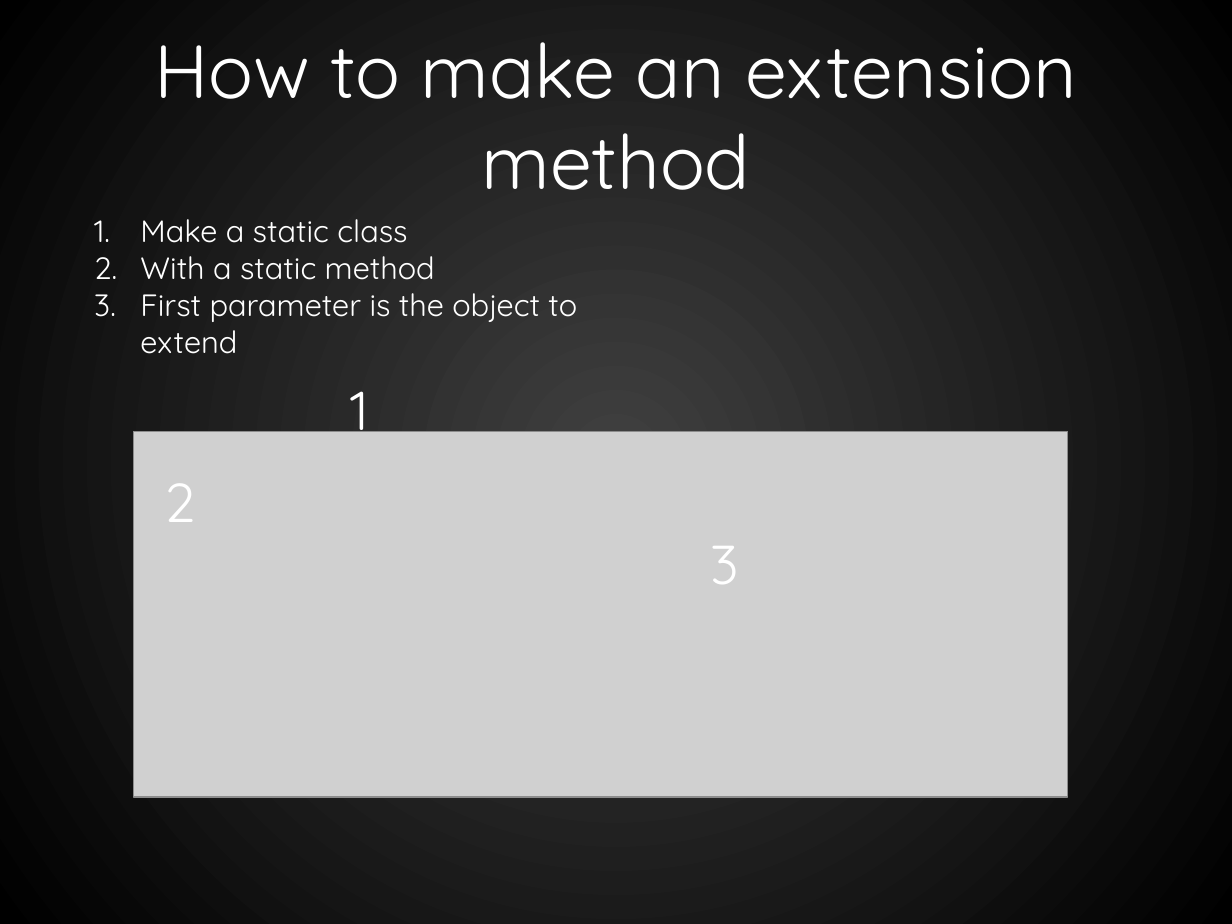
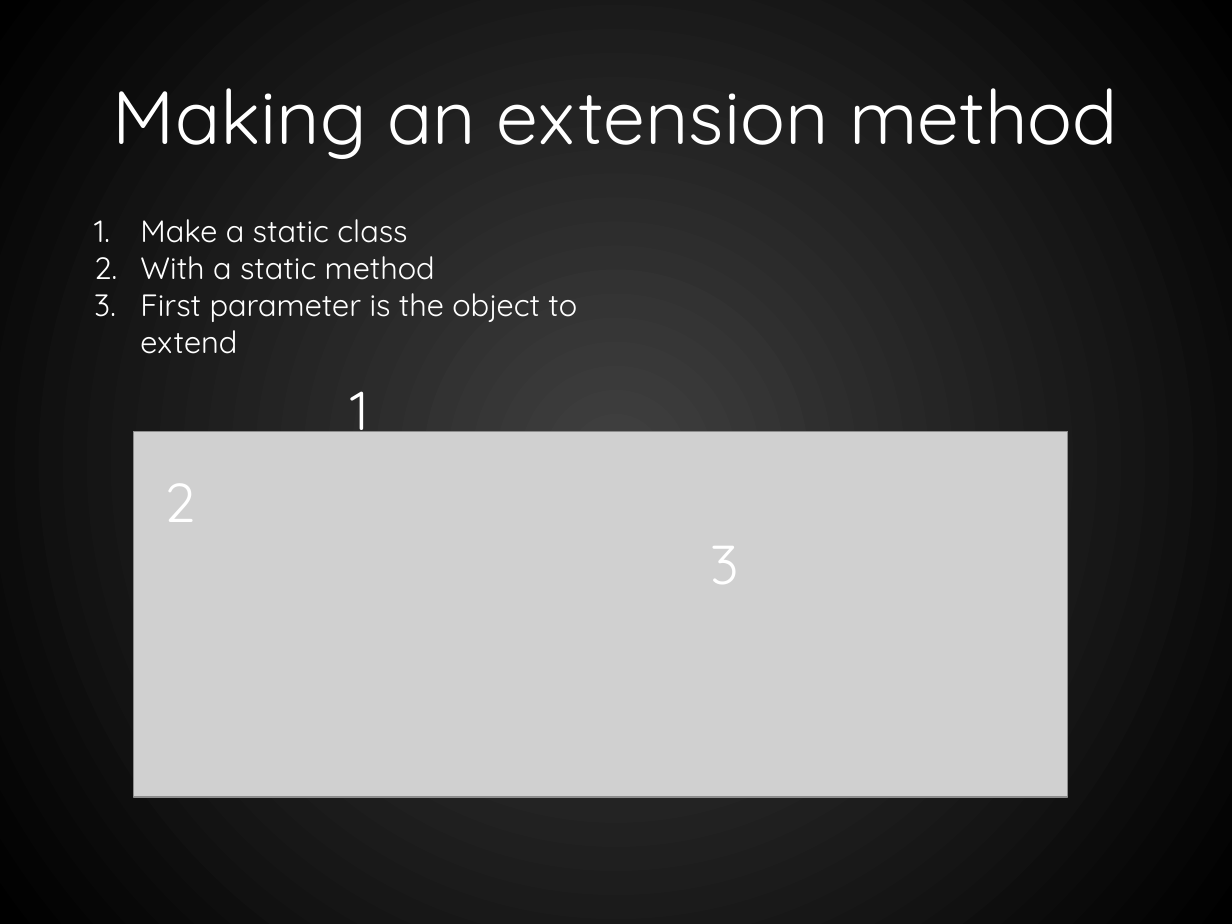
Before and after one commit to RookieOne/Evolve-Your-Code, a slide deck: slide 7 of EvolveYourCode.pptx. Drawn at 1232x924 pixels with LibreOffice and Linux fonts; fonts in the diff are those of the drawing; grey boxes stand for pictures. Boxes give left, top, right and bottom in pixels: in the first picture for what was removed or moved away, otherwise in the second. Text is boxed around its words. In the diff, an @@ line names an element or a change of style, - is before the commit and + after.

```diff
--- a/EvolveYourCode.pptx
+++ b/EvolveYourCode.pptx
@@ title at (113,88,1118,159): text changed @@
-How to make an extension method
+Making an extension method
```
Also in this commit, not shown: 3 other slides changed, 14 slides added, 1 slide removed, 20 other files.
